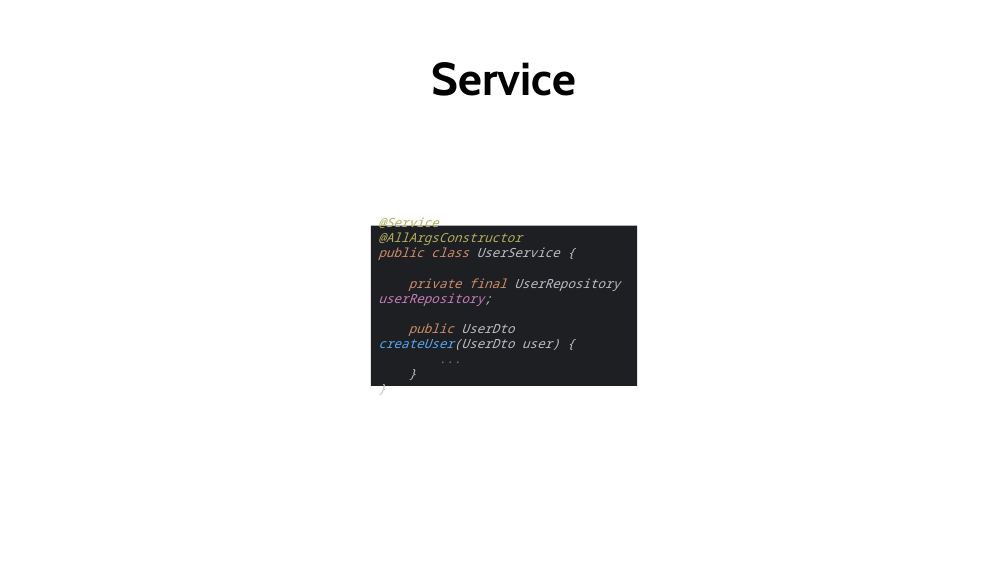
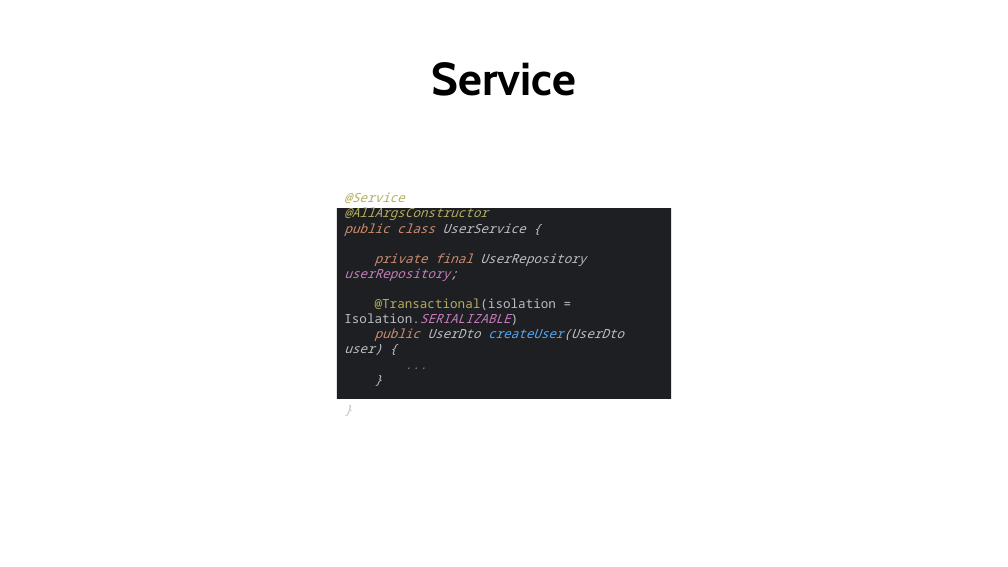
Before and after one commit to aminebag/distributed_systems, a slide deck: slide 7 of spring.pptx (slide 4 before the commit). Drawn at 1008x567 pixels with LibreOffice and Linux fonts; fonts in the diff are those of the drawing. Boxes give left, top, right and bottom in pixels: in the first picture for what was removed or moved away, otherwise in the second. Text is boxed around its words. In the diff, an @@ line names an element or a change of style, - is before the commit and + after.

```diff
--- a/spring.pptx
+++ b/spring.pptx
@@ rectangle "@Service @AllArgsConstructor public class UserService ...": place and size @@
-rectangle "@Service @AllArgsConstructor public class UserService ..." at bbox=[371, 225, 637, 386]
+rectangle "@Service @AllArgsConstructor public class UserService ..." at bbox=[337, 208, 671, 399]
@@ text in rectangle at bbox=[344, 205, 624, 355]: text changed @@
-@Service
-@AllArgsConstructor
-public class UserService {
-private final UserRepository userRepository;
-public UserDto createUser(UserDto user) {
-...
-}
-}
+@Service
+@AllArgsConstructor
+public class UserService {
+private final UserRepository userRepository;
+@Transactional(isolation = Isolation.SERIALIZABLE)
+public UserDto createUser(UserDto user) {
+...
+}
+}
```
Also in this commit, not shown: 4 slides added, 1 slide removed.
